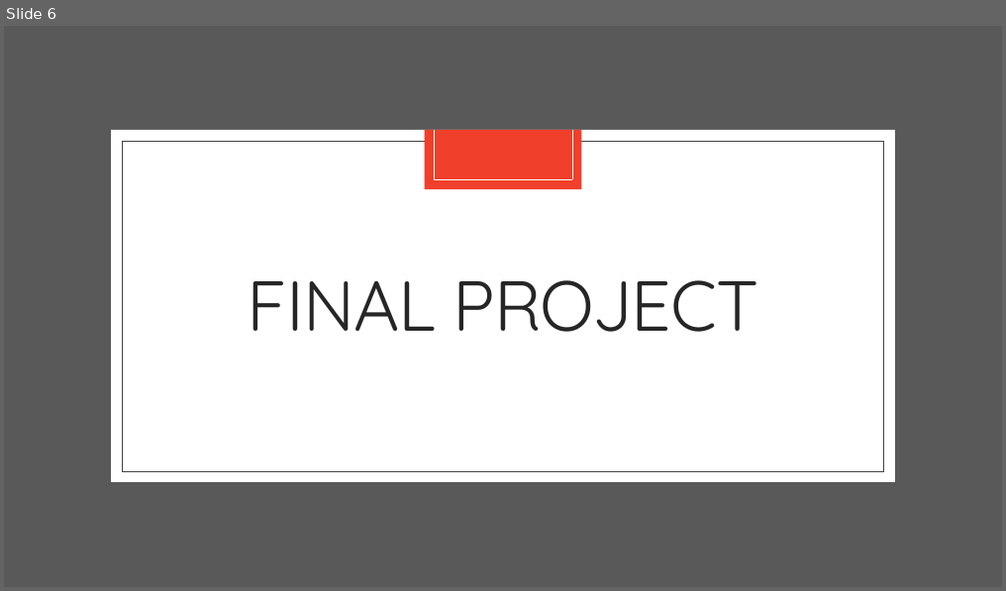
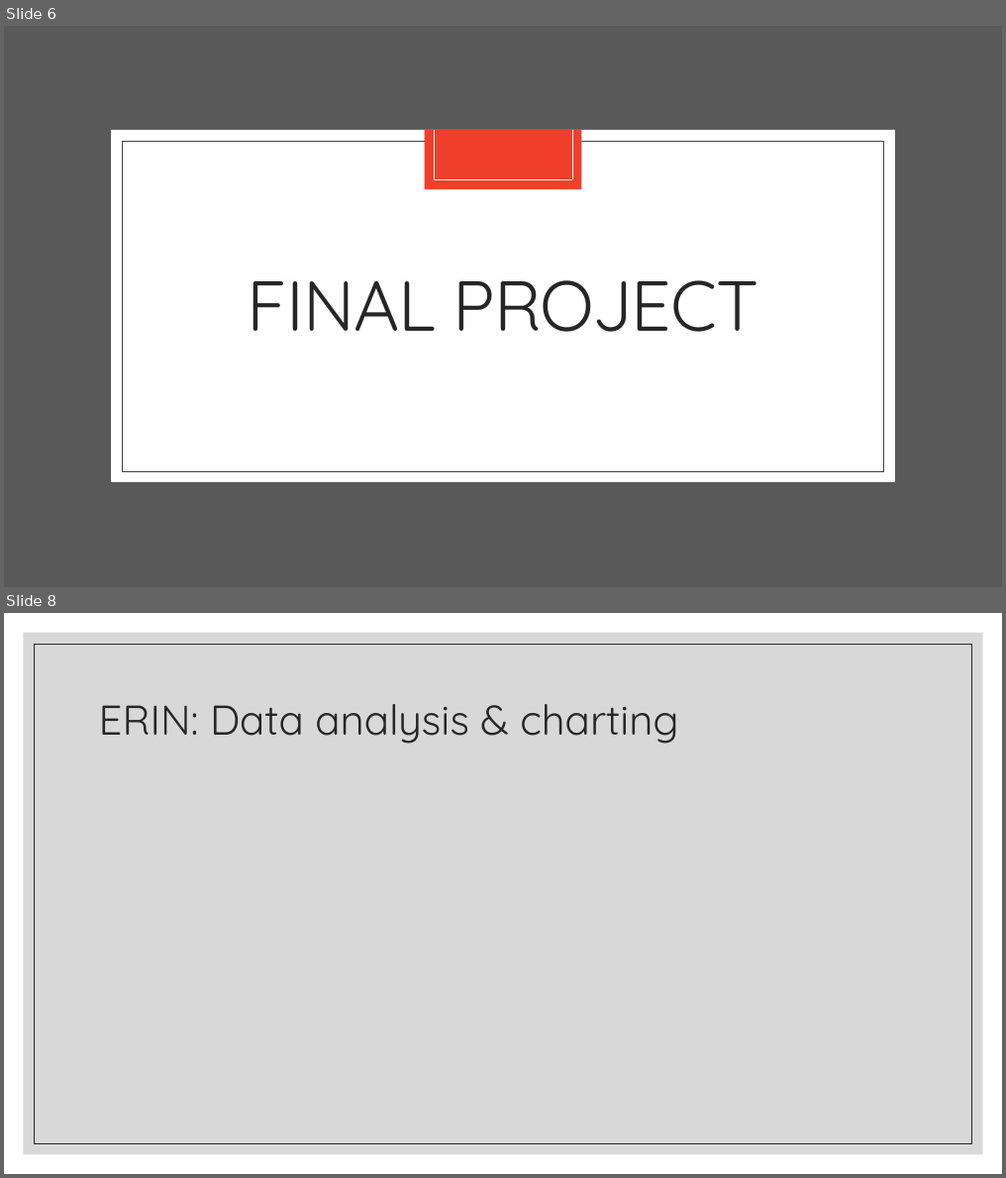
Before and after one commit to FabulousErin/Project_2, a slide deck: Presentation Slides/Project 2 .pptx. Shown one above the other, each under a label of ours: slide 6 before the commit, slides 6 and 8 after it; the slides between them are not shown. The pictures are 1006x591 and 1006x1178 pixels, drawn with LibreOffice and Linux fonts; fonts in the diff are those of the drawing. Boxes give left, top, right and bottom in pixels: in the first picture for what was removed or moved away, otherwise in the second. Text is boxed around its words. In the diff, an @@ line names an element or a change of style, - is before the commit and + after.

```diff
--- a/Presentation Slides/Project 2 .pptx
+++ b/Presentation Slides/Project 2 .pptx
@@ slide 8 added at [4, 613, 1002, 1174], background #FFFFFF @@
@@ rectangle added at [24, 633, 983, 1155], fill #BFBFBF at 60% opacity @@
@@ rectangle added at [35, 644, 972, 1144], outline #262626 0.5 pt @@
@@ title added at [99, 704, 678, 744], 40 pt, text #262626 @@
+ERIN: Data analysis & charting
```
Also in this commit, not shown: 1 slide changed, 2 other slides added, 11 other files.
